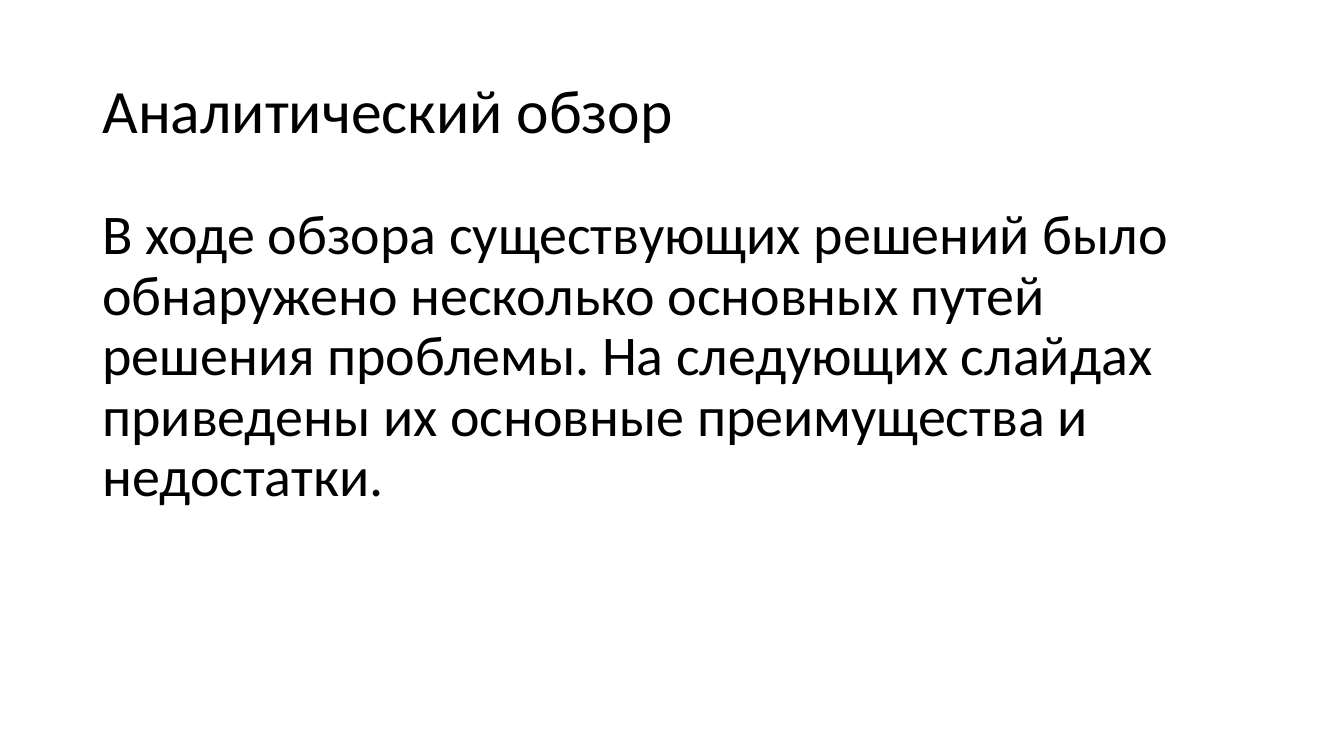
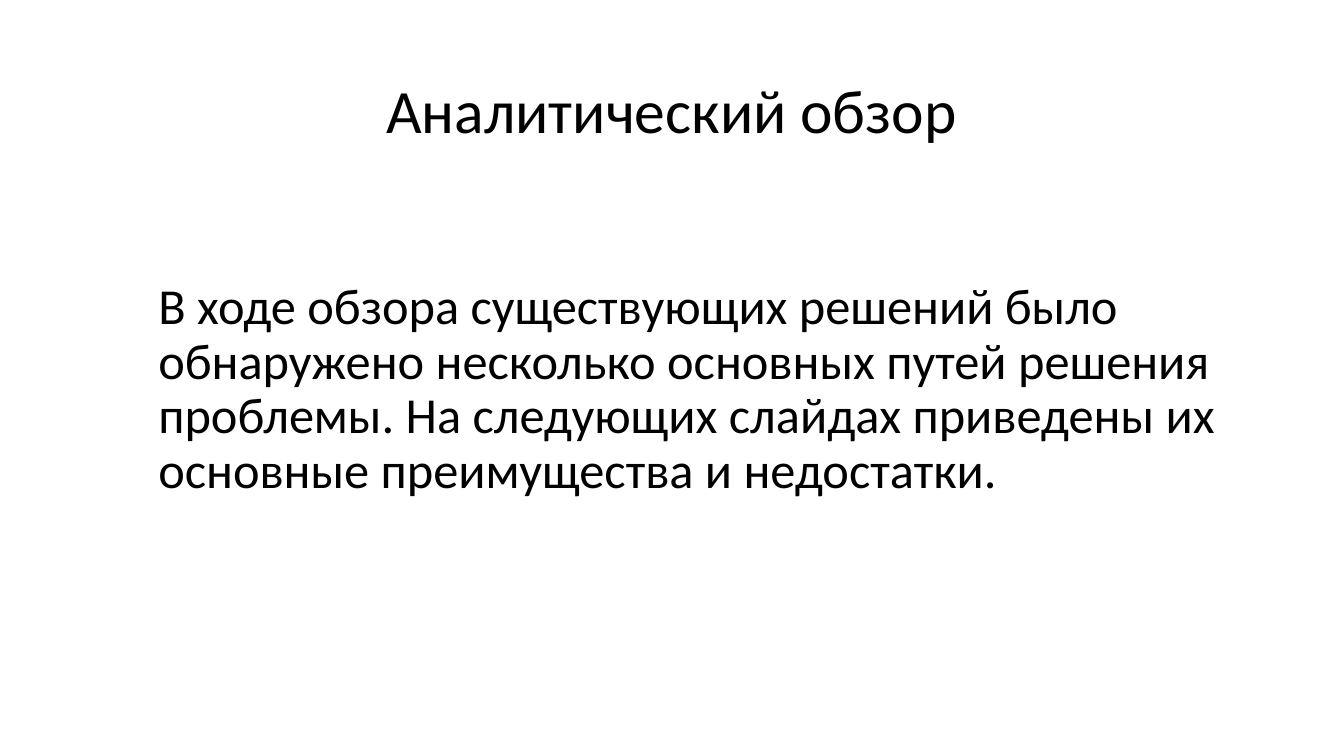
Before and after one commit to NikitaKhalyavin/NIR, a slide deck: slide 5 of семинар2Халявин.pptx. Drawn at 1344x756 pixels with LibreOffice and Linux fonts; fonts in the diff are those of the drawing. Boxes give left, top, right and bottom in pixels: in the first picture for what was removed or moved away, otherwise in the second. Text is boxed around its words. In the diff, an @@ line names an element or a change of style, - is before the commit and + after.

```diff
--- a/семинар2Халявин.pptx
+++ b/семинар2Халявин.pptx
@@ title "Аналитический обзор" at [386, 91, 956, 143]: alignment left to centre @@
@@ text "В ходе обзора существующих решений ...": place and size @@
-text "В ходе обзора существующих решений ..." at [102, 216, 1168, 506]
+text "В ходе обзора существующих решений ..." at [158, 289, 1215, 497]
@@ text "В ходе обзора существующих решений ..." at [158, 289, 1215, 497]: size 40 to 36 pt @@
```
Also in this commit, not shown: 14 other slides changed, 3 other files.
